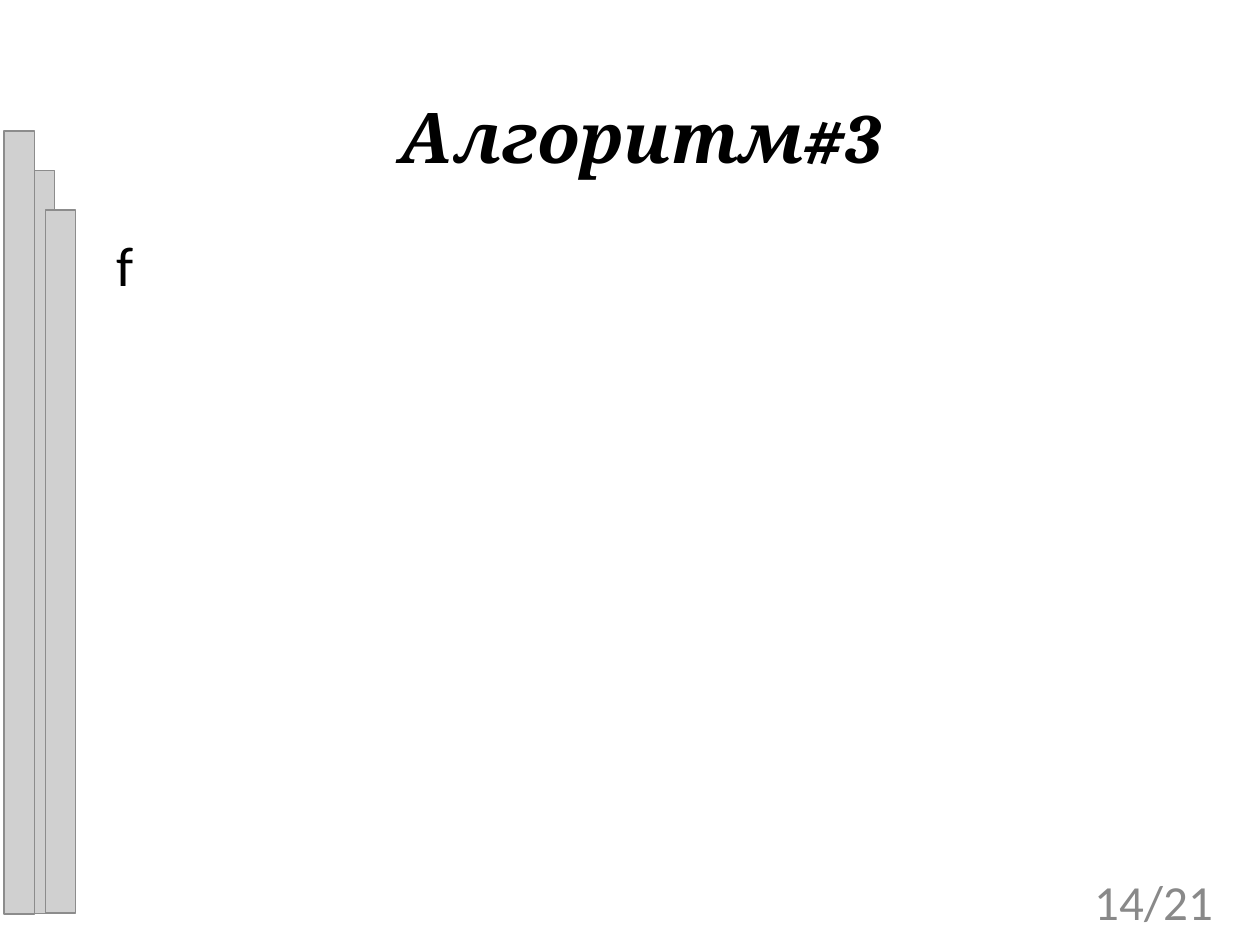
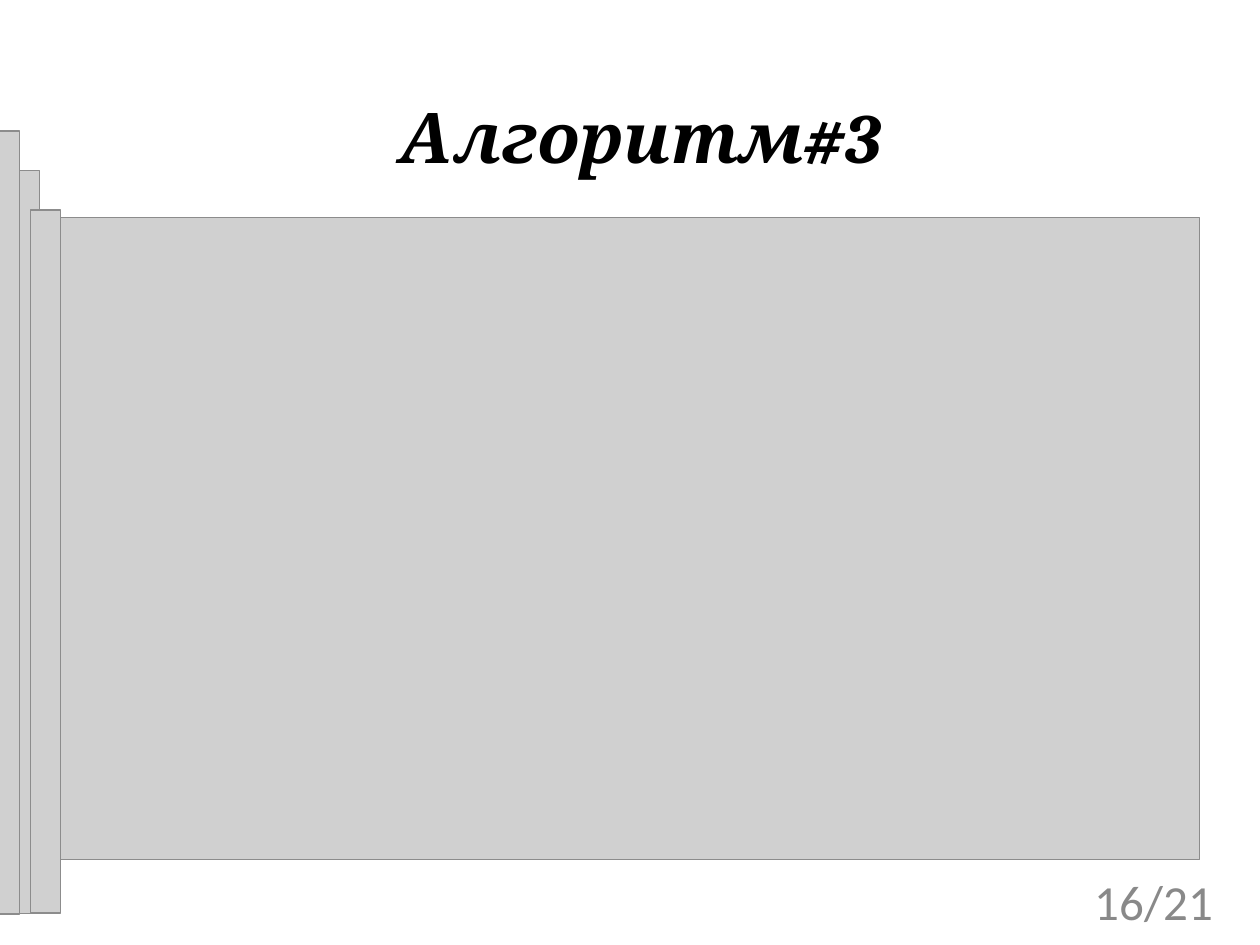
Before and after one commit to tom-trix/SynchAlgorithms, a slide deck: slide 16 of text/Mitrakov.ppt (slide 14 before the commit). Drawn at 1260x945 pixels with LibreOffice and Linux fonts; fonts in the diff are those of the drawing; grey boxes stand for pictures; background and template pictures are left out. Boxes give left, top, right and bottom in pixels: in the first picture for what was removed or moved away, otherwise in the second. Text is boxed around its words. In the diff, an @@ line names an element or a change of style, - is before the commit and + after.

```diff
--- a/text/Mitrakov.ppt
+++ b/text/Mitrakov.ppt
@@ 3 pictures: place and size @@
-3 pictures at [4,131,76,914]
+3 pictures at [0,131,60,914]
@@ picture added at [59,218,1200,859] @@
@@ subtitle removed at [117,247,134,286] @@
-f
@@ page number at [1095,886,1213,922]: text changed @@
-14/21
+16/21
```
Also in this commit, not shown: 16 other slides changed, 6 slides added, 3 slides removed.
